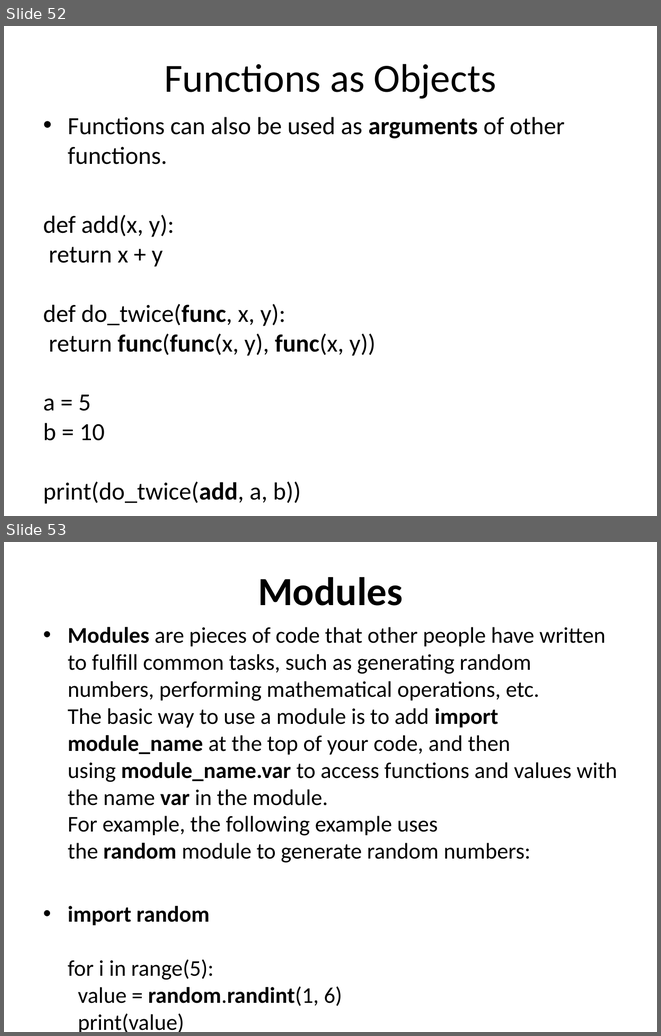
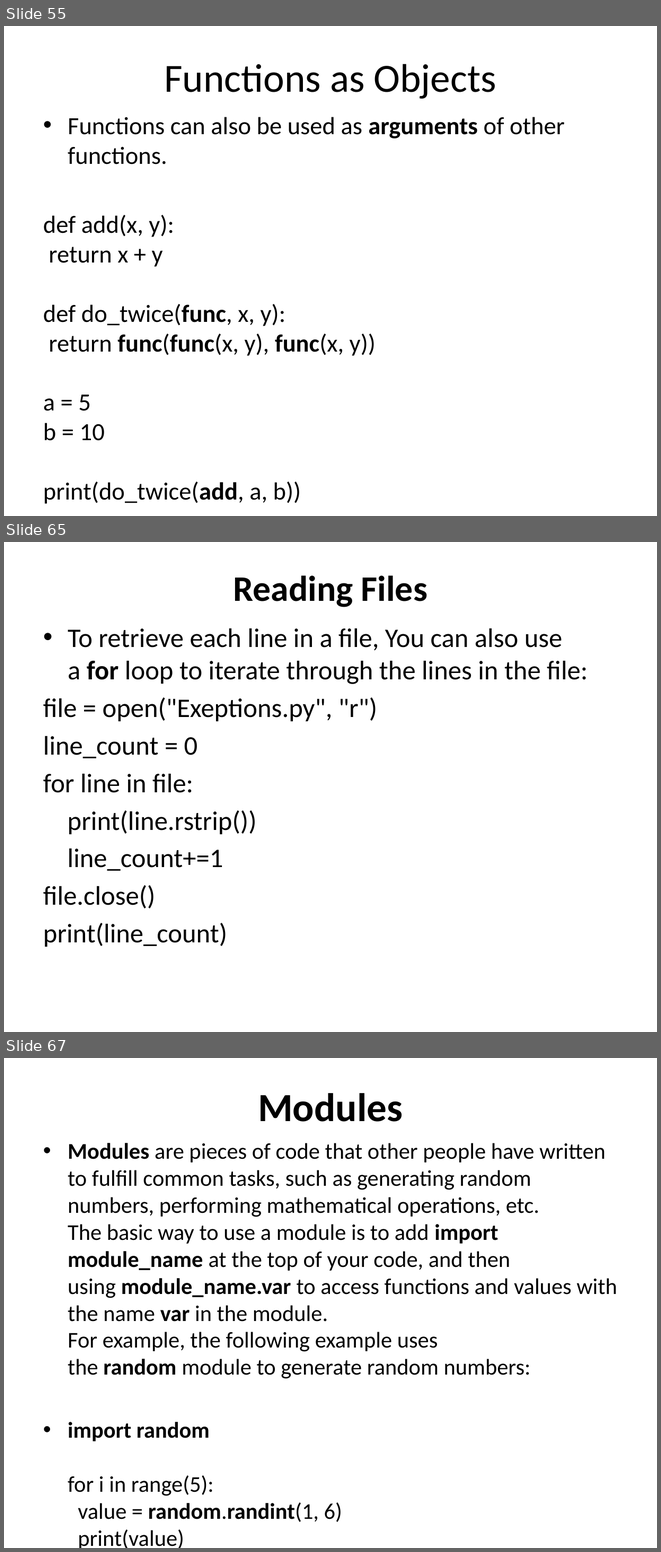
Before and after one commit to sip11/python, a slide deck: What is Python.pptx. Shown one above the other, each under a label of ours: slides 52 and 53 before the commit, slides 55, 65 and 67 after it; the slides between them are not shown. The pictures are 661x1036 and 661x1552 pixels, drawn with LibreOffice and Linux fonts; fonts in the diff are those of the drawing. Boxes give left, top, right and bottom in pixels: in the first picture for what was removed or moved away, otherwise in the second. Text is boxed around its words. In the diff, an @@ line names an element or a change of style, - is before the commit and + after.

```diff
--- a/What is Python.pptx
+++ b/What is Python.pptx
@@ slide 65 added at <box>4,542,657,1032</box>, background #FFFFFF @@
@@ title added at <box>233,575,427,607</box>, 39.6 pt, text #000000, bold @@
+Reading Files
@@ text added at <box>43,628,588,946</box>, 29.6 pt, text #000000 @@
+• To retrieve each line in a file, You can also use a for loop to iterate through the lines in the file:
+file = open("Exeptions.py", "r")
+line_count = 0
+for line in file:
+print(line.rstrip())
+line_count+=1
+file.close()
+print(line_count)
@@ what was slide 52 is now slide 55 @@
@@ what was slide 53 is now slide 67 @@
```
Also in this commit, not shown: 1 slide changed, 13 other slides added.
